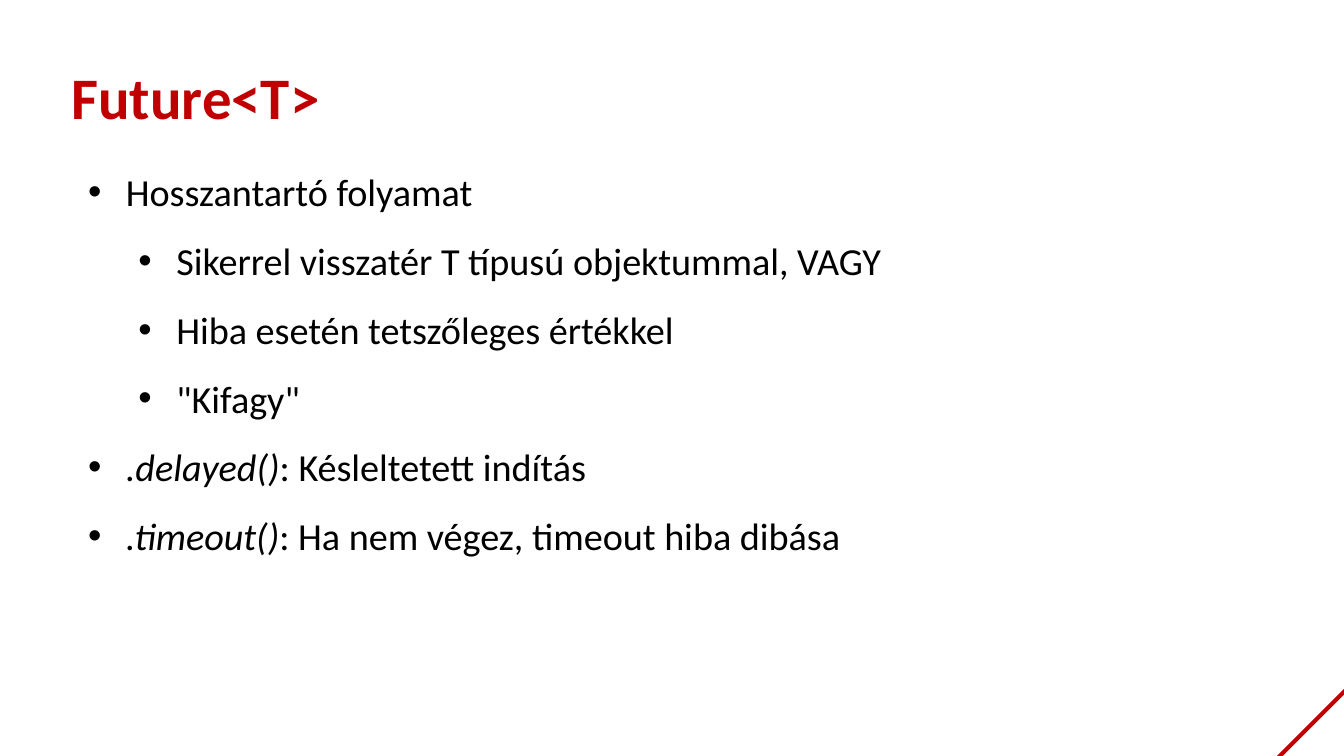
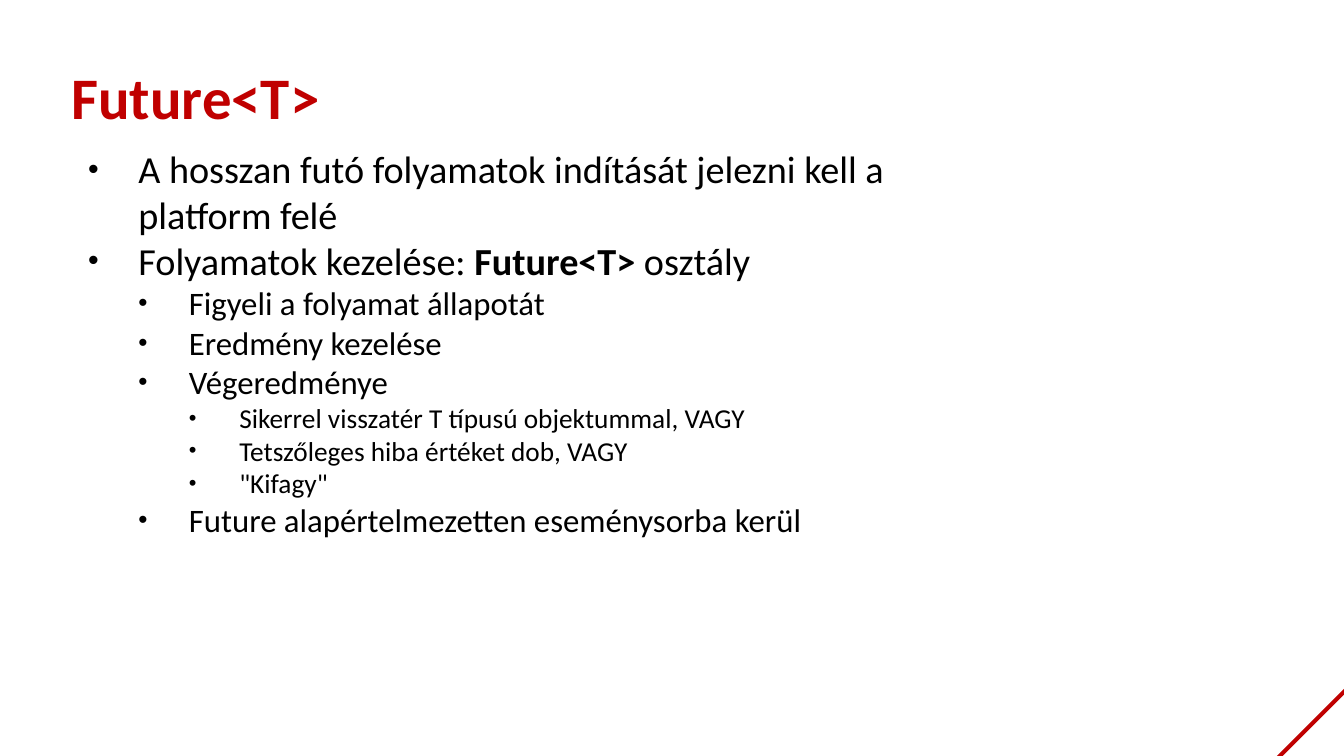
Before and after one commit to bmeaut/VIAUAV45, a slide deck: slide 7 of extras/lecture_05_2021.pptx (slide 6 before the commit). Drawn at 1344x756 pixels with LibreOffice and Linux fonts; fonts in the diff are those of the drawing; background and template pictures are left out. Boxes give left, top, right and bottom in pixels: in the first picture for what was removed or moved away, otherwise in the second. Text is boxed around its words. In the diff, an @@ line names an element or a change of style, - is before the commit and + after.

```diff
--- a/extras/lecture_05_2021.pptx
+++ b/extras/lecture_05_2021.pptx
@@ text at [138, 156, 883, 400]: text changed @@
-• Hosszantartó folyamat
+• A hosszan futó folyamatok indítását jelezni kell a platform felé
+• Folyamatok kezelése: Future<T> osztály
+  • Figyeli a folyamat állapotát
+  • Eredmény kezelése
+  • Végeredménye
@@ text at [239, 409, 745, 498]: size 27.3 to 19.5 pt in "Sikerrel visszatér T típusú objektummal, VAGY", ""Kifagy""; list level 2 to 3 in "Sikerrel visszatér T típusú objektummal, ..."; line spacing 1.5 to 1; list level 2 to 3 in ""Kifagy"" @@
@@ text at [239, 442, 627, 466]: text changed; size 27.3 to 19.5 pt @@
-  • Hiba esetén tetszőleges értékkel
+    • Tetszőleges hiba értéket dob, VAGY
@@ text at [189, 509, 801, 538]: text changed; size 27.3 to 23.4 pt @@
-• .delayed(): Késleltetett indítás
-• .timeout(): Ha nem végez, timeout hiba dibása
+  • Future alapértelmezetten eseménysorba kerül
```
Also in this commit, not shown: 6 other slides changed, 31 slides added, 7 slides removed.
